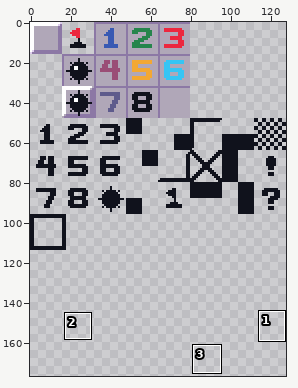
File history of a sprite sheet, assets/minesweeper.png. The picture above shows the old version from afar; the outline marks the close-up.
Close-up. As it was:
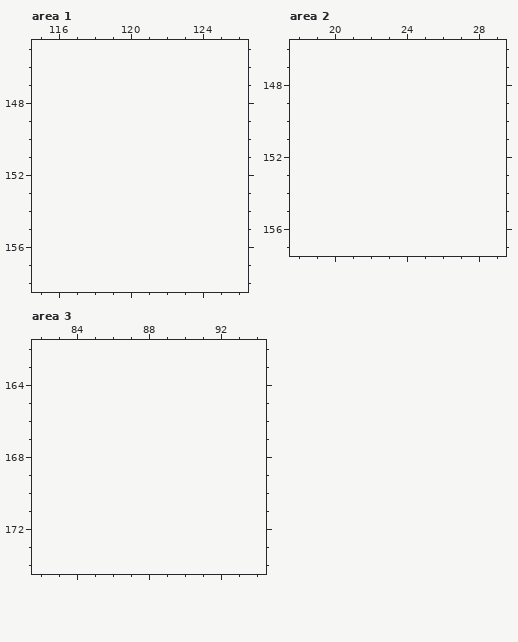
The file is 128x128 pixels. Shown: area 1: x 115..126, y 145..158; area 2: x 18..29, y 146..157; area 3: x 82..94, y 162..174. The old version is drawn lined up with the new one, on the new canvas. The wide view leaves out empty margins. The commit also changed other parts of the picture, which this record leaves out.
Palette (. is transparent): 
Once edited:
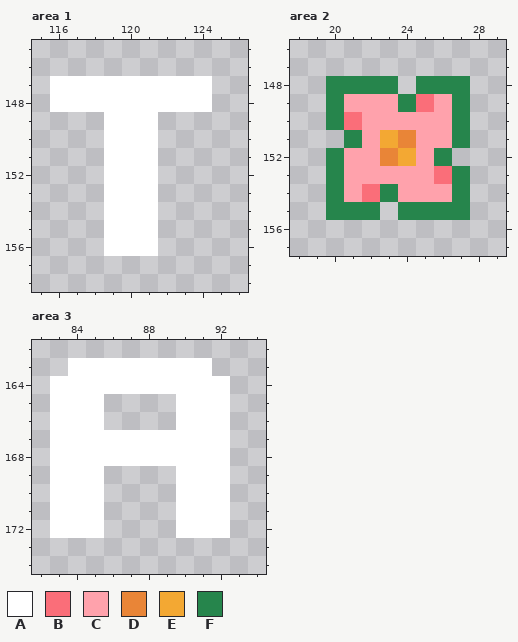
Colours new in this view: A #ffffff  B #fa6e79  C #ffa2ac  D #e98537  E #f3a833  F #26854c
The exact change:
canvas 128x128 -> 128x256
Changed rows in their new state; - is an unchanged pixel.
Area 1:
first column x 116:
147 AAAAAAAAA
148 AAAAAAAAA
149 ---AAA---
150 ---AAA---
151 ---AAA---
152 ---AAA---
153 ---AAA---
154 ---AAA---
155 ---AAA---
156 ---AAA---
Area 2:
first column x 20:
148 FFFF-FFF
149 FCCCFBCF
150 FBCCCCCF
151 -FCEDCCF
152 FCCDECF-
153 FCCCCCBF
154 FCBFCCCF
155 FFF-FFFF
Area 3:
first column x 83:
163 -AAAAAAAA-
164 AAAAAAAAAA
165 AAA----AAA
166 AAA----AAA
167 AAAAAAAAAA
168 AAAAAAAAAA
169 AAA----AAA
170 AAA----AAA
171 AAA----AAA
172 AAA----AAA
Pixel boxes of the changes (left, top, right, bottom) in both close-ups:
added: (50, 76, 212, 256)
added: (326, 76, 470, 220)
added: (50, 358, 230, 538)
